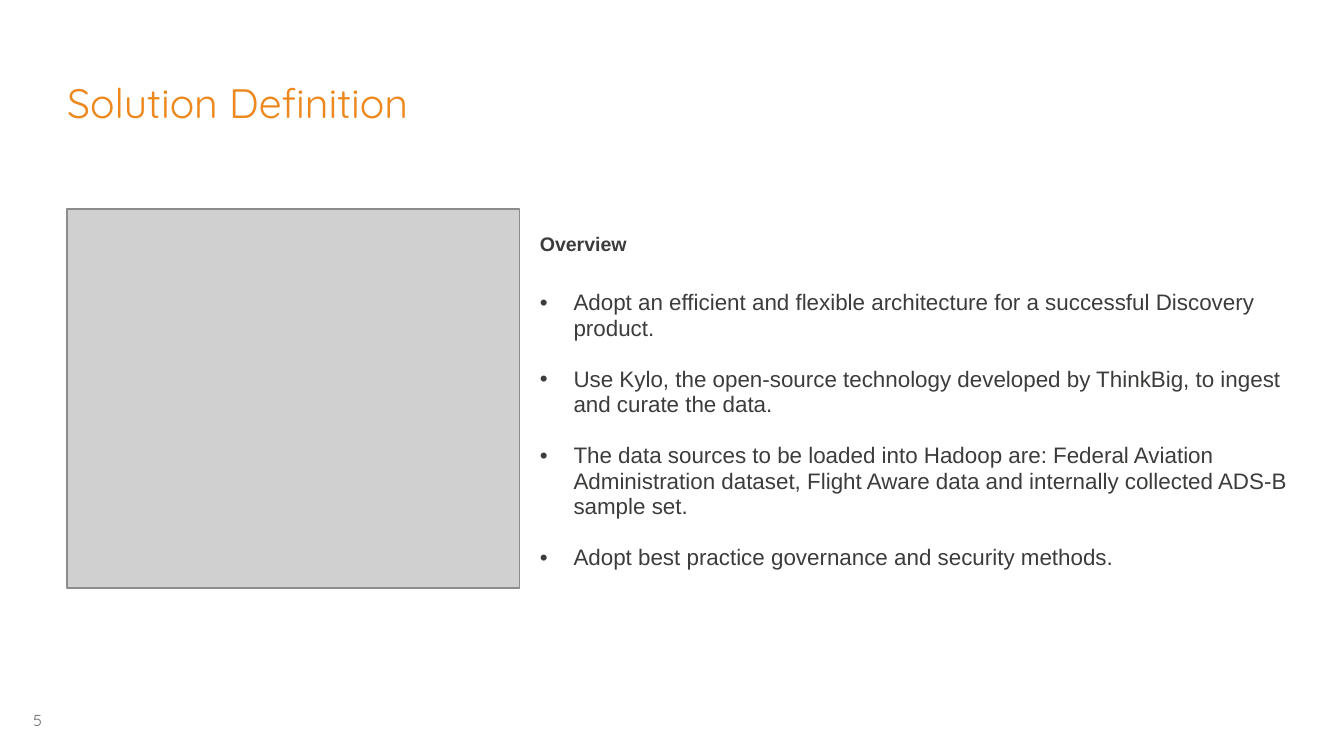
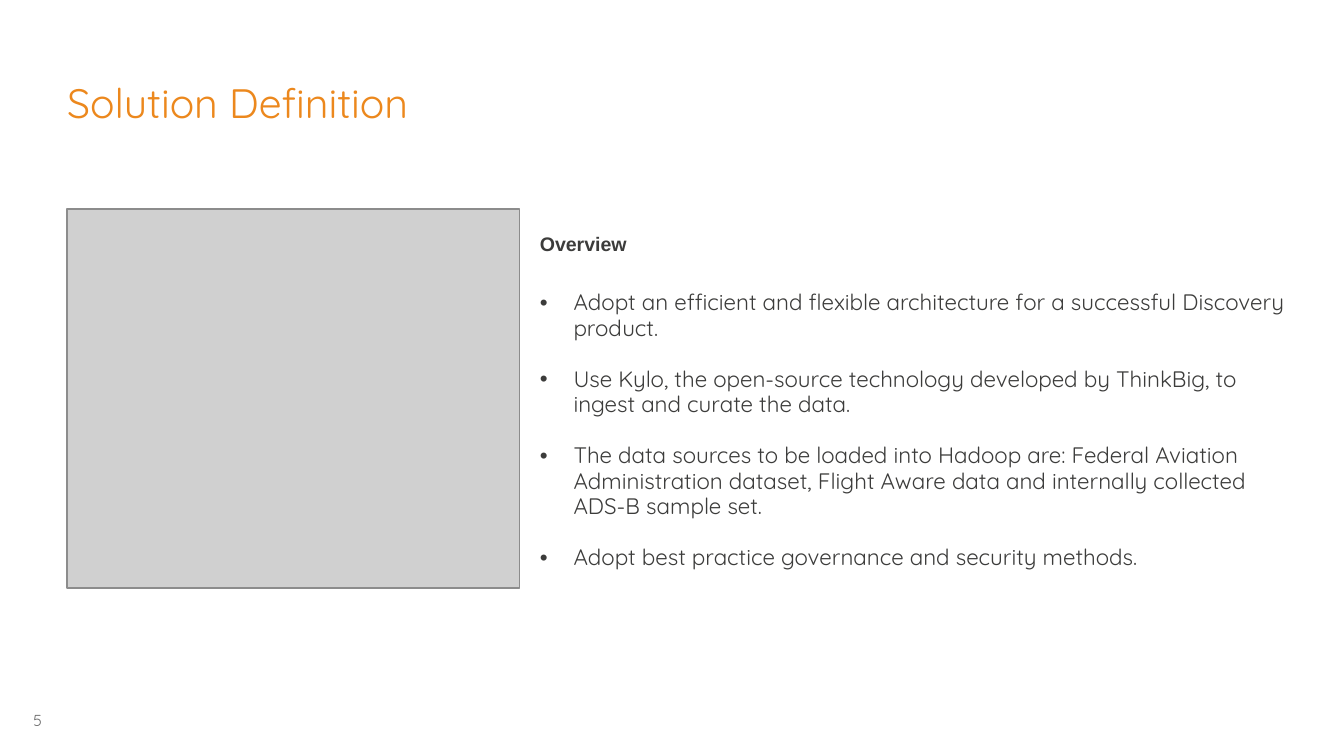
Before and after one commit to georgios-tsolakis-td/Bootcamp_Mar17_London, a slide deck: slide 5 of Team Unknown (Team 2)/Roadmap_Skynet.pptx. Drawn at 1344x756 pixels with LibreOffice and Linux fonts; fonts in the diff are those of the drawing; grey boxes stand for pictures; background and template pictures are left out. Boxes give left, top, right and bottom in pixels: in the first picture for what was removed or moved away, otherwise in the second. Text is boxed around its words. In the diff, an @@ line names an element or a change of style, - is before the commit and + after.

```diff
--- a/Team Unknown (Team 2)/Roadmap_Skynet.pptx
+++ b/Team Unknown (Team 2)/Roadmap_Skynet.pptx
@@ text "Adopt an efficient and flexible ..." at [574, 293, 1284, 570]: font Arial to Quicksand @@
```
Also in this commit, not shown: 4 other slides changed, 1 slide added, 1 slide removed.
